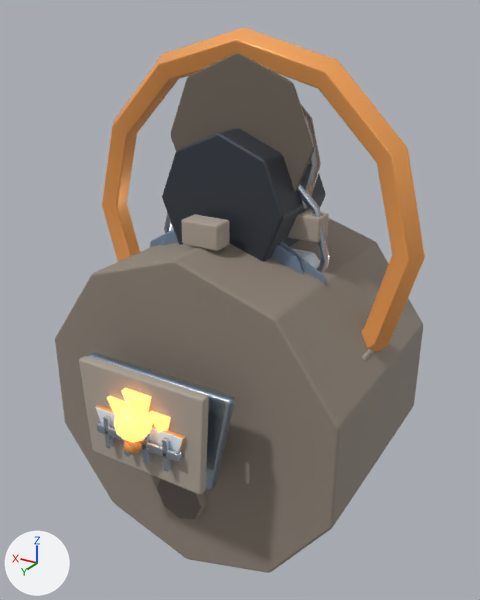
An edit to the Blender file assets-source/blender/buildings/furnace.blend, drawn before and after from the same camera.
Camera for both pictures: a camera (50 mm lens) standing at (-3.48, 5.88, 4.87) and looking at (-0.1, 0.23, 2.05). Lighting does not change. The marker at lower left points along +X, +Y and +Z. The first picture is the older version.

The first picture shows 'chimneyBlock.2', 'chimneyBlock.3', 'chimneyCap', 'chimneyCollar', 'chimneyFlue', 'furnaceBody', 'furnaceButtress.L', 'furnaceCrown', 'furnaceDoorBar', 'furnaceDoorFrame', 'furnaceDoorHandle', 'furnaceEmberBed', 'furnaceEmberCore', 'furnaceFrontGuard', 'furnaceGrate.0', 'furnaceGrate.1', 'furnaceGrate.2', 'furnaceGrate.3', 'furnaceServiceCrown', 'masonry.0.6', 'plinth' and 6 more.
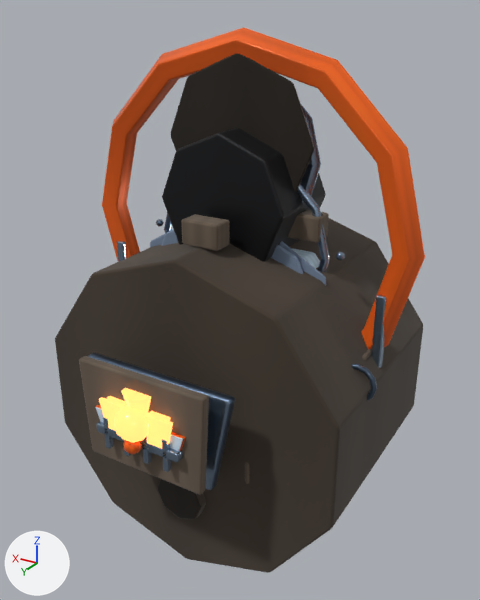
The change, as a list of edits to the scene's bpy script:
```text
Change mat_mat_furnace_stone:
    where n3 = _N.new('ShaderNodeMix'); n3.name = 'ArtTint Multiply'
    remove n3.inputs[6].default_value = (0.28, 0.24, 0.2, 1.0)  # 'A', grey #90867c
    add n4 = _N.new('ShaderNodeTexImage'); n4.name = 'ArtSurfaceTexture'
    add n4.image = img_art_paint_mat_furnace_stone
    add _L.new(n4.outputs[0], n3.inputs[6])  # 'Color' to 'A'
Change mat_mat_furnace_stonelight:
    where n3 = _N.new('ShaderNodeMix'); n3.name = 'ArtTint Multiply'
    remove n3.inputs[6].default_value = (0.418, 0.364, 0.31, 1.0)  # 'A', grey #ada397
    add n4 = _N.new('ShaderNodeTexImage'); n4.name = 'ArtSurfaceTexture'
    add n4.image = img_art_paint_mat_furnace_stonelight
    add _L.new(n4.outputs[0], n3.inputs[6])  # 'Color' to 'A'
Change mat_mat_furnace_stonedark:
    where n3 = _N.new('ShaderNodeMix'); n3.name = 'ArtTint Multiply'
    remove n3.inputs[6].default_value = (0.162, 0.139, 0.116, 1.0)  # 'A', grey #706860
    add n4 = _N.new('ShaderNodeTexImage'); n4.name = 'ArtSurfaceTexture'
    add n4.image = img_art_paint_mat_furnace_stonedark
    add _L.new(n4.outputs[0], n3.inputs[6])  # 'Color' to 'A'
Change mat_mat_furnace_dark:
    where n3 = _N.new('ShaderNodeMix'); n3.name = 'ArtTint Multiply'
    remove n3.inputs[6].default_value = (0.05, 0.06, 0.08, 1.0)  # 'A', greyish blue #3f4550
    add n4 = _N.new('ShaderNodeTexImage'); n4.name = 'ArtSurfaceTexture'
    add n4.image = img_art_paint_mat_furnace_dark
    add _L.new(n4.outputs[0], n3.inputs[6])  # 'Color' to 'A'
Change mat_mat_furnace_accent:
    where n3 = _N.new('ShaderNodeMix'); n3.name = 'ArtTint Multiply'
    remove n3.inputs[6].default_value = (1.0, 0.42, 0.12, 1.0)  # 'A', orange #ffad61
    add n4 = _N.new('ShaderNodeTexImage'); n4.name = 'ArtSurfaceTexture'
    add n4.image = img_art_paint_mat_furnace_accent
    add _L.new(n4.outputs[0], n3.inputs[6])  # 'Color' to 'A'
Change mat_mat_furnace_metal:
    where n3 = _N.new('ShaderNodeMix'); n3.name = 'ArtTint Multiply'
    remove n3.inputs[6].default_value = (0.32, 0.39, 0.48, 1.0)  # 'A', greyish blue #99a8b8
    add n4 = _N.new('ShaderNodeTexImage'); n4.name = 'ArtSurfaceTexture'
    add n4.image = img_art_paint_mat_furnace_metal
    add _L.new(n4.outputs[0], n3.inputs[6])  # 'Color' to 'A'
Change mat_mat_furnace_metallight:
    where n3 = _N.new('ShaderNodeMix'); n3.name = 'ArtTint Multiply'
    remove n3.inputs[6].default_value = (0.55, 0.64, 0.74, 1.0)  # 'A', pale blue #c4d1df
    add n4 = _N.new('ShaderNodeTexImage'); n4.name = 'ArtSurfaceTexture'
    add n4.image = img_art_paint_mat_furnace_metallight
    add _L.new(n4.outputs[0], n3.inputs[6])  # 'Color' to 'A'
Add ob_furnacecrownbolt_3:
    ob_furnacecrownbolt_3 = bpy.data.objects.new('furnaceCrownBolt.3', me_icosphere_741)  # 42 vertices, 80 faces; spans x -0.0428..0.0428, y -0.045..0.045, z -0.045..0.045; modifiers BEVEL, WEIGHTED_NORMAL
    ob_furnacecrownbolt_3.parent = ob_furnaceroot
    ob_furnacecrownbolt_3.location = (-1.12, 2.66, 0.0)
Add ob_furnacecrownbolt_1:
    ob_furnacecrownbolt_1 = bpy.data.objects.new('furnaceCrownBolt.1', me_icosphere_739)  # 42 vertices, 80 faces; spans x -0.0428..0.0428, y -0.045..0.045, z -0.045..0.045; modifiers BEVEL, WEIGHTED_NORMAL
    ob_furnacecrownbolt_1.parent = ob_furnaceroot
    ob_furnacecrownbolt_1.location = (1.12, 2.66, 0.0)
Add ob_furnacewindowinner:
    ob_furnacewindowinner = bpy.data.objects.new('furnaceWindowInner', me_furnacewindowinnermesh)  # 8 vertices, 6 faces; spans x -0.42..0.42, y 1.2..1.56, z -0.022..0.022; modifiers BEVEL, WEIGHTED_NORMAL
    ob_furnacewindowinner.parent = ob_furnaceroot
    ob_furnacewindowinner.location = (0.0, 0.0, -1.93)
Add ob_furnacevent_l:
    ob_furnacevent_l = bpy.data.objects.new('furnaceVent.L', me_torus_240)  # 60 vertices, 60 faces; spans x -0.215..0.215, y -0.215..0.215, z -0.033..0.033; modifiers BEVEL, WEIGHTED_NORMAL
    ob_furnacevent_l.parent = ob_furnaceroot
    ob_furnacevent_l.location = (-1.58, 1.62, -0.54)
Add ob_furnacetierod_r:
    ob_furnacetierod_r = bpy.data.objects.new('furnaceTieRod.R', me_cube_1309_1)  # a box spanning x -0.05..0.05, y -1.02..1.02, z -0.05..0.05; modifiers BEVEL, WEIGHTED_NORMAL
    ob_furnacetierod_r.parent = ob_furnaceroot
    ob_furnacetierod_r.location = (1.62, 1.36, -0.1)
Add ob_furnacetierod_l:
    ob_furnacetierod_l = bpy.data.objects.new('furnaceTieRod.L', me_cube_1308_1)  # a box spanning x -0.05..0.05, y -1.02..1.02, z -0.05..0.05; modifiers BEVEL, WEIGHTED_NORMAL
    ob_furnacetierod_l.parent = ob_furnaceroot
    ob_furnacetierod_l.location = (-1.62, 1.36, -0.1)
```

Location of each change, (x1, y1, x2, y2) in pixels of the pictures (480 x 600 px):
'furnaceBody', surface changed (darker)
    both: (55, 218, 423, 573)
'furnaceCrown', surface changed (darker)
    both: (102, 27, 425, 349)
'chimneyFlue', surface changed (darker)
    both: (162, 128, 326, 262)
'chimneyCap', surface changed (grey to black)
    both: (171, 54, 314, 192)
'furnaceDoorFrame', surface changed (grey to brown)
    both: (79, 356, 209, 495)
'furnaceFrontGuard', surface changed
    both: (88, 353, 235, 490)
'chimneyBlock.2', surface changed (grey to brown)
    both: (182, 214, 230, 251)
'plinth', surface changed (darker)
    both: (157, 479, 206, 519)
'furnaceWindowInner', added (yellow)
    after: (99, 397, 173, 448)
'chimneyBlock.3', surface changed (grey to brown)
    both: (288, 210, 329, 243)
'chimneyCollar', surface changed (darker)
    both: (300, 103, 321, 209)
'furnaceServiceCrown', surface changed
    both: (164, 183, 330, 272)
'furnaceTieRod.L', added (blue)
    after: (371, 295, 386, 470)
'furnaceEmberBed', surface changed
    both: (96, 405, 186, 451)
'furnaceDoorBar', surface changed
    both: (96, 421, 183, 462)
'furnaceVent.L', added
    after: (352, 364, 377, 401)
'furnaceGrate.0', surface changed (darker)
    both: (162, 439, 171, 472)
'furnaceDoorHandle', surface changed (darker)
    both: (123, 440, 142, 454)
'furnaceGrate.3', surface changed
    both: (103, 417, 114, 449)
'furnaceTieRod.R', added
    after: (117, 241, 126, 262)
'furnaceGrate.1', surface changed
    both: (142, 436, 151, 464)
'masonry.0.6', surface changed
    both: (245, 462, 249, 484)
'furnaceButtress.L', surface changed
    both: (362, 349, 372, 360)
'furnaceCrownBolt.3', added
    after: (336, 252, 345, 261)
'furnaceCrownBolt.1', added
    after: (156, 219, 164, 227)
'furnaceGrate.2', surface changed
    both: (123, 441, 131, 456)
